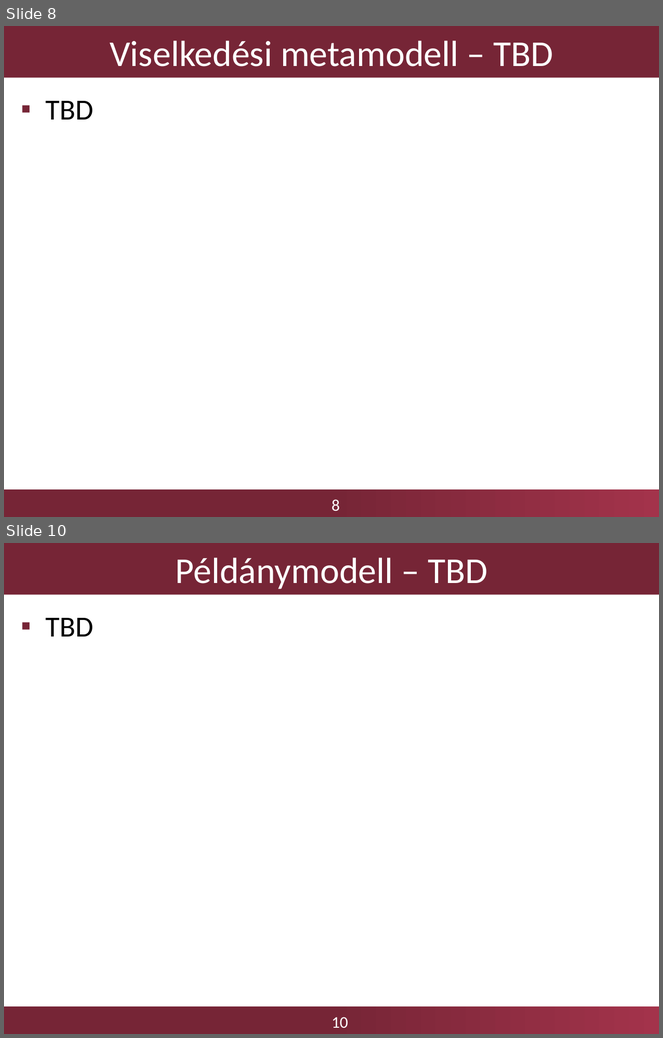
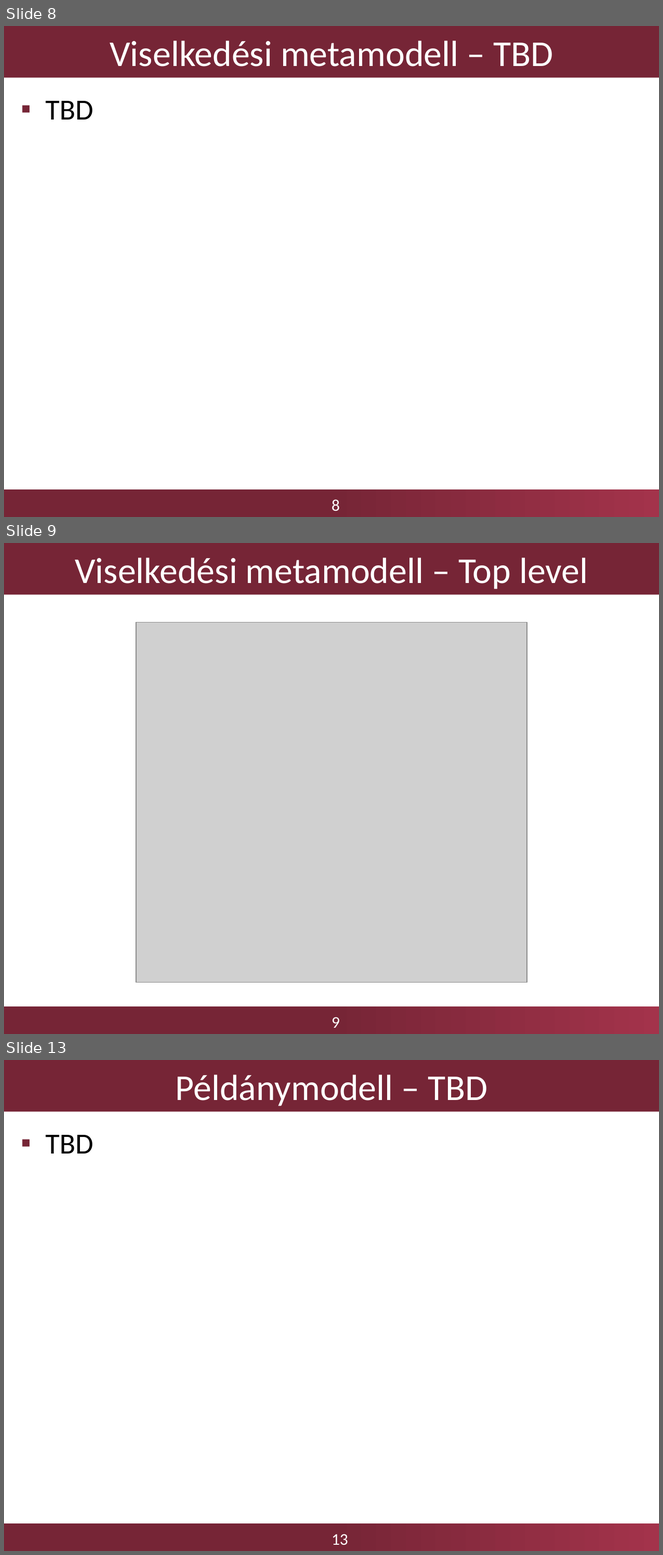
Before and after one commit to FTSRG-MDSD/MDSD-2016-kortargyalo, a slide deck: Presentations/01/mdsd1.pptx. Shown one above the other, each under a label of ours: slides 8 and 10 before the commit, slides 8, 9 and 13 after it; the slides between them are not shown. The pictures are 663x1038 and 663x1555 pixels, drawn with LibreOffice and Linux fonts; fonts in the diff are those of the drawing; grey boxes stand for pictures; background and template pictures are left out. Boxes give left, top, right and bottom in pixels: in the first picture for what was removed or moved away, otherwise in the second. Text is boxed around its words. In the diff, an @@ line names an element or a change of style, - is before the commit and + after.

Commit message:
Images added to the presentation

```diff
--- a/Presentations/01/mdsd1.pptx
+++ b/Presentations/01/mdsd1.pptx
@@ slide 9 added at (x1=4, y1=543, x2=659, y2=1034), background #FFFFFF; not listed: 2 template elements that a slide beside it also shows @@
@@ title added at (x1=4, y1=543, x2=659, y2=595), fill #762536, 40 pt, text #FFFFFF @@
+Viselkedési metamodell – Top level
@@ picture added at (x1=137, y1=622, x2=528, y2=982) @@
@@ what was slide 10 is now slide 13 @@
@@ page number at (x1=332, y1=1534, x2=348, y2=1546): text changed @@
-10
+13
```
Also in this commit, not shown: 1 slide changed, 3 other slides added, 1 slide removed, 11 other files.
